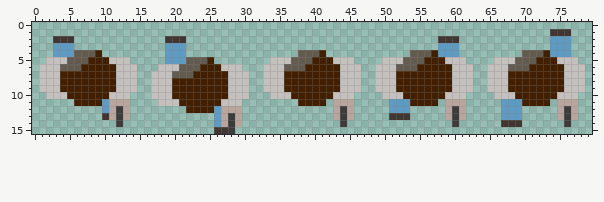
Sprite sheet, stored at ProjectAlpha/ProjectAlpha/Assets/sprites/charline.png. The picture above was drawn from the file before the commit.
The file is 80x16 pixels. The old version is drawn lined up with the new one.
The same view after the edit:
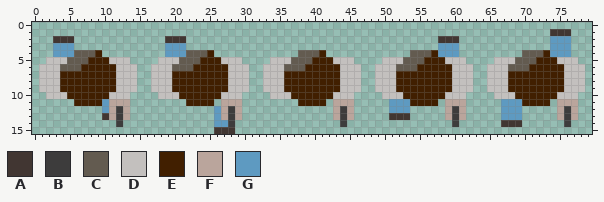
Palette (. is transparent): A #413632  B #3d3c3c  C #635b50  D #c3c0be  E #411f00  F #baa59c  G #5e9ac1
Message: ебануца_девки_гнутся
Difference:
drawings rearranged on the sheet (the old picture shows each at its new place)
@@ x 15..32 @@
  3 ....GGG...........
- 4 ....GGG...........
- 5 ....GGGCCCE.......
- 6 ...DDDCCCEEEDDD...
- 7 ..DDDCCCEEEEEDDD..
+ 4 ....GGGCCCE.......
+ 5 ...DDDCCCEEEDDD...
+ 6 ..DDDCCCEEEEEDDD..
+ 7 ..DDDEEEEEEEEDDD..
  8 ..DDDEEEEEEEEDDD..
  9 ..DDDEEEEEEEEDDD..
-10 ..DDDEEEEEEEEDDD..
-11 ...DDDEEEEEEDDD...
-12 .......EEEEGFFF...
+10 ...DDDEEEEEEDDD...
+11 .......EEEE.FFF...
+12 ...........GFBF...
 13 ...........GFBF...
-14 ...........GFBF...
-15 ...........AAB....
+14 ...........GGB....
+15 ...........AAA....
